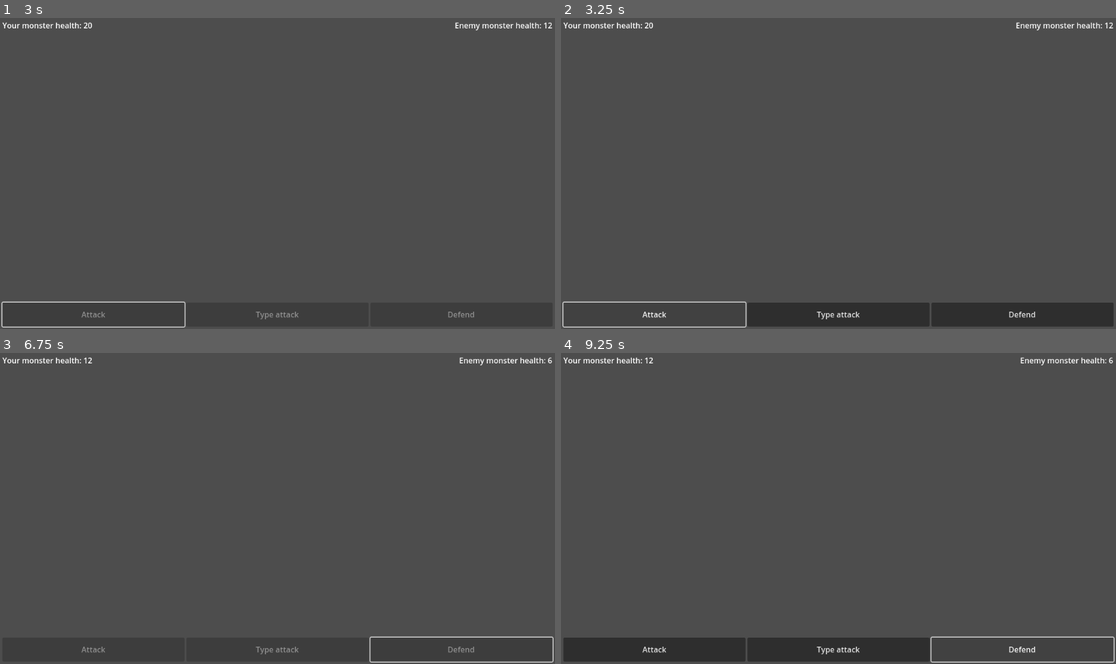
Above: before the commit, frames 1-4 (two rows, left to right).
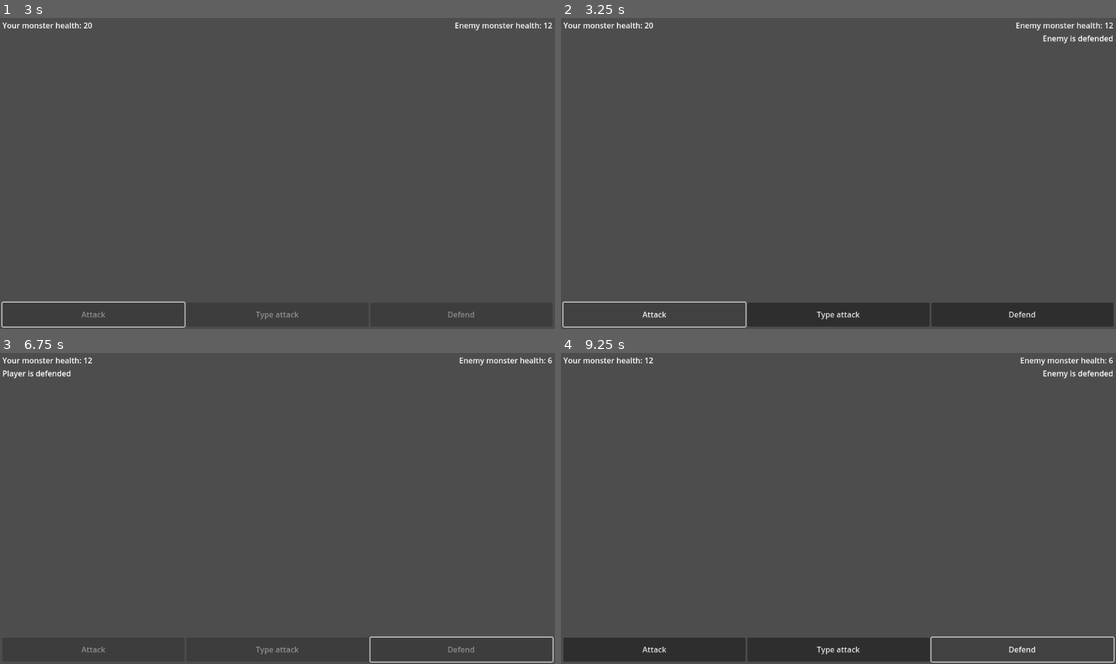
Above: after the commit, the same moments.

Repository: 69ShadesOfPeanut/secret-santa-2024
Game: Godot game, scene res://Scenes/Test/TestMonsterBattle.tscn
Same seed, same stepped clock (60 frames per second), same inputs: the game is played once before the commit and once after it. This scene is started directly instead of the project's main scene.
Inputs:
- Up to frame 1 (3 s): click "Attack" at 0.5 s; tap Enter at 1.25, 2.75 s; hold D (Right) 1.28-2.03 s; tap Space at 2 s; hold S (Down) 2.03-2.78 s; hold D (Right) from 2.78 s (still down)
- Up to frame 2 (3.25 s): keep holding D (Right)
- Up to frame 3 (6.75 s): release D (Right) at 3.5 s; click "Type attack" at 3.5 s; tap Space at 4.25, 5.75 s; hold W (Up) 4.28-5.03 s; tap Enter at 5 s; hold A (Left) 5.03-6.5 s; click "Defend" at 6.5 s
- Up to frame 4 (9.25 s): hold S (Down) 7.28-8.03 s; hold D (Right) 8.03-8.78 s; hold W (Up) from 8.78 s (still down)

Frame 1 is identical in both runs. In frame 2, 0.1% of the frame differs, in the area x 86-100%, y 5-9%; in frame 3, 0.1%; in frame 4, 0.1%.

Commit message:
Defended status
Battle GUI now shows a basic mock up of who is defended and when

Diff:
--- a/Scenes/Battle GUI.tscn
+++ b/Scenes/Battle GUI.tscn
@@ -23,23 +23,45 @@
 theme_override_constants/margin_right = 5
 theme_override_constants/margin_bottom = 5
 
-[node name="Info" type="HBoxContainer" parent="MarginContainer"]
+[node name="VBoxContainer" type="VBoxContainer" parent="MarginContainer"]
+layout_mode = 2
+
+[node name="Info" type="HBoxContainer" parent="MarginContainer/VBoxContainer"]
 layout_mode = 2
 size_flags_vertical = 0
 
-[node name="YourHealth" type="Label" parent="MarginContainer/Info"]
+[node name="YourHealth" type="Label" parent="MarginContainer/VBoxContainer/Info"]
 unique_name_in_owner = true
 layout_mode = 2
 size_flags_horizontal = 2
 size_flags_vertical = 0
 text = "Your monster health:"
 
-[node name="EnemyHealth" type="Label" parent="MarginContainer/Info"]
+[node name="EnemyHealth" type="Label" parent="MarginContainer/VBoxContainer/Info"]
 unique_name_in_owner = true
 layout_mode = 2
 size_flags_horizontal = 10
 size_flags_vertical = 0
 text = "Enemy monster health:"
+
+[node name="HBoxContainer" type="HBoxContainer" parent="MarginContainer/VBoxContainer"]
+layout_mode = 2
+
+[node name="DefendedPlayer" type="Label" parent="MarginContainer/VBoxContainer/HBoxContainer"]
+unique_name_in_owner = true
+visible = false
+layout_mode = 2
+size_flags_horizontal = 2
+size_flags_vertical = 0
+text = "Player is defended"
+
+[node name="DefendedEnemy" type="Label" parent="MarginContainer/VBoxContainer/HBoxContainer"]
+unique_name_in_owner = true
+visible = false
+layout_mode = 2
+size_flags_horizontal = 10
+size_flags_vertical = 0
+text = "Enemy is defended"
 
 [node name="Actions" type="HBoxContainer" parent="MarginContainer"]
 unique_name_in_owner = true
--- a/Scripts/BattleHandler.gd
+++ b/Scripts/BattleHandler.gd
@@ -15,6 +15,8 @@
 # Nodes
 @onready var YourHealth : Label = get_node("%YourHealth")
 @onready var EnemyHealth : Label = get_node("%EnemyHealth")
+@onready var DefendedPlayer : Label = get_node("%DefendedPlayer")
+@onready var DefendedEnemy : Label = get_node("%DefendedEnemy")
 
 
 ## Function that prepares scene for battle
@@ -68,6 +70,7 @@
 	# If enemy is defended, disable defence
 	if EnemyMonster.Defended == true:
 		EnemyMonster.Defended = false
+		DefendedEnemy.hide()
 		print("Enemy monster defence now disabled")
 
 	# Make it the enemy turn
@@ -102,6 +105,7 @@
 	# If player is defended, disable defence
 	if PlayerMonster.Defended == true:
 		PlayerMonster.Defended = false
+		DefendedPlayer.hide()
 		print("Player monster defence now disabled")
 
 	DisableButtons()
@@ -117,9 +121,17 @@
 	print("Attack action")
 	# Checks if the defending enemy defended
 	if DefendingMonster.Defended == true:
+		print("Defending monster is defended")
 		DefendingMonster.Health -= (AttackingMonster.Attack / 1.5)
 		DefendingMonster.Defended = false
+
+		# Hide defending monster defended GUI element
+		if DefendingMonster.PlayerMonster == true:
+			DefendedPlayer.hide()
+		else:
+			DefendedEnemy.hide()
 	else:
+		print("Defending monster is not defended")
 		DefendingMonster.Health -= AttackingMonster.Attack
 
 	print("Defending monster health is now: " + str(DefendingMonster.Health))
@@ -152,3 +164,9 @@
 	print("Defend action")
 	AttackingMonster.Defended = true
 	print("Defending monster defense state: " + str(AttackingMonster.Defended))
+
+	# Show the defended GUI element
+	if AttackingMonster.PlayerMonster == true:
+		DefendedPlayer.show()
+	else:
+		DefendedEnemy.show()
--- a/Scripts/MonsterStats.gd
+++ b/Scripts/MonsterStats.gd
@@ -17,6 +17,8 @@
 var ExperienceLevelUp : int = 100
 # How many unspent skill points monster has
 var SkillPoints : int = 0
+# If the monster is the players
+var PlayerMonster : bool = false
 
 # Monster type
 @export_enum("fire", "water", "grass") var MonsterType : String = "fire"
--- a/Scripts/Test/TestMonsterBattle.gd
+++ b/Scripts/Test/TestMonsterBattle.gd
@@ -37,6 +37,8 @@
 	# Attack
 	PlayerMonster.Attack = PlayerAttack
 	EnemyMonster.Attack = EnemyAttack
+	# Set player monster to be owned by player
+	PlayerMonster.PlayerMonster = true
 
 	# Start battle
 	BattleGUI.SceneSetup(PlayerMonster, EnemyMonster)
